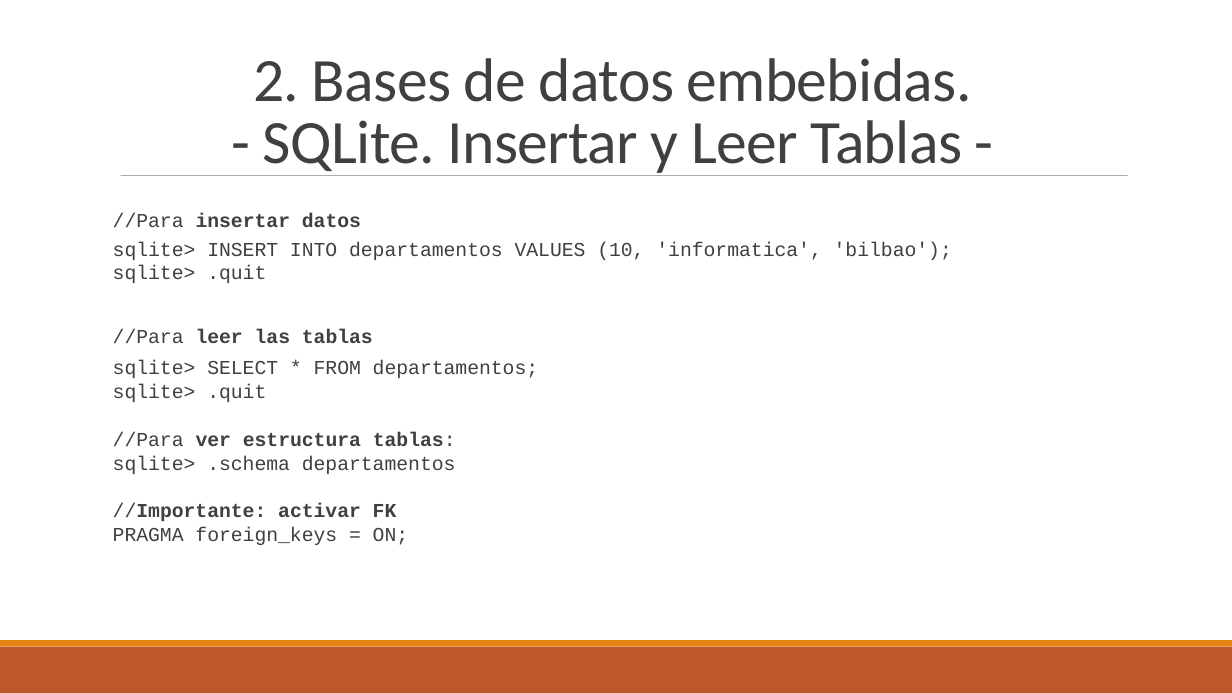
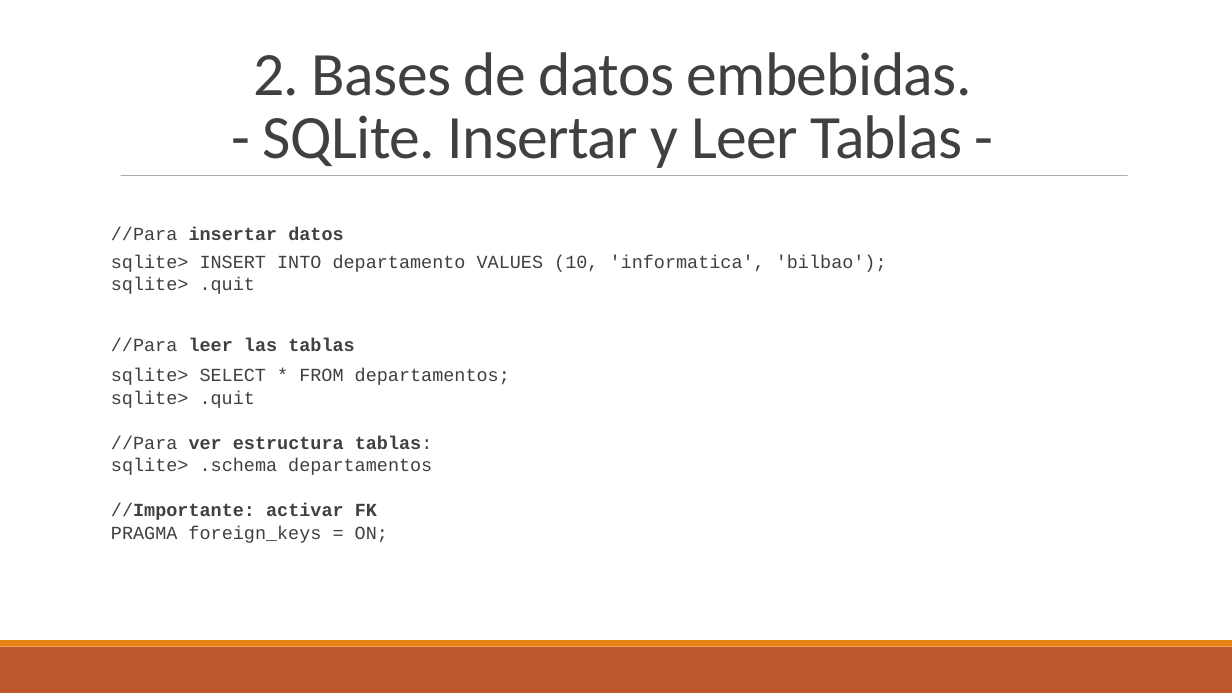
Before and after one commit to DanielTamargo/AD-Ion, a slide deck: slide 14 of UD2-Manejo_de_conectores.pptx. Drawn at 1232x693 pixels with LibreOffice and Linux fonts; fonts in the diff are those of the drawing. Boxes give left, top, right and bottom in pixels: in the first picture for what was removed or moved away, otherwise in the second. Text is boxed around its words. In the diff, an @@ line names an element or a change of style, - is before the commit and + after.

```diff
--- a/UD2-Manejo_de_conectores.pptx
+++ b/UD2-Manejo_de_conectores.pptx
@@ text "2. Bases de datos embebidas. ...": place and size @@
-text "2. Bases de datos embebidas. ..." at bbox=[253, 58, 972, 176]
+text "2. Bases de datos embebidas. ..." at bbox=[253, 52, 972, 168]
@@ text "//Para insertar datos": place and size @@
-text "//Para insertar datos" at bbox=[113, 213, 952, 545]
+text "//Para insertar datos" at bbox=[111, 227, 887, 543]
@@ text at bbox=[111, 227, 510, 543]: size 15.4 to 14.4 pt in "//Para insertar datos", "sqlite> .quit", "//Para leer las tablas", "sqlite> SELECT * FROM departamentos;" and 5 more places; less space between paragraphs @@
@@ text at bbox=[111, 255, 887, 272]: text changed; size 15.4 to 14.4 pt @@
-sqlite> INSERT INTO departamentos VALUES (10, 'informatica', 'bilbao');
+sqlite> INSERT INTO departamento VALUES (10, 'informatica', 'bilbao');
```
Also in this commit, not shown: 4 other slides changed, 2 slides added, 1 slide removed.
